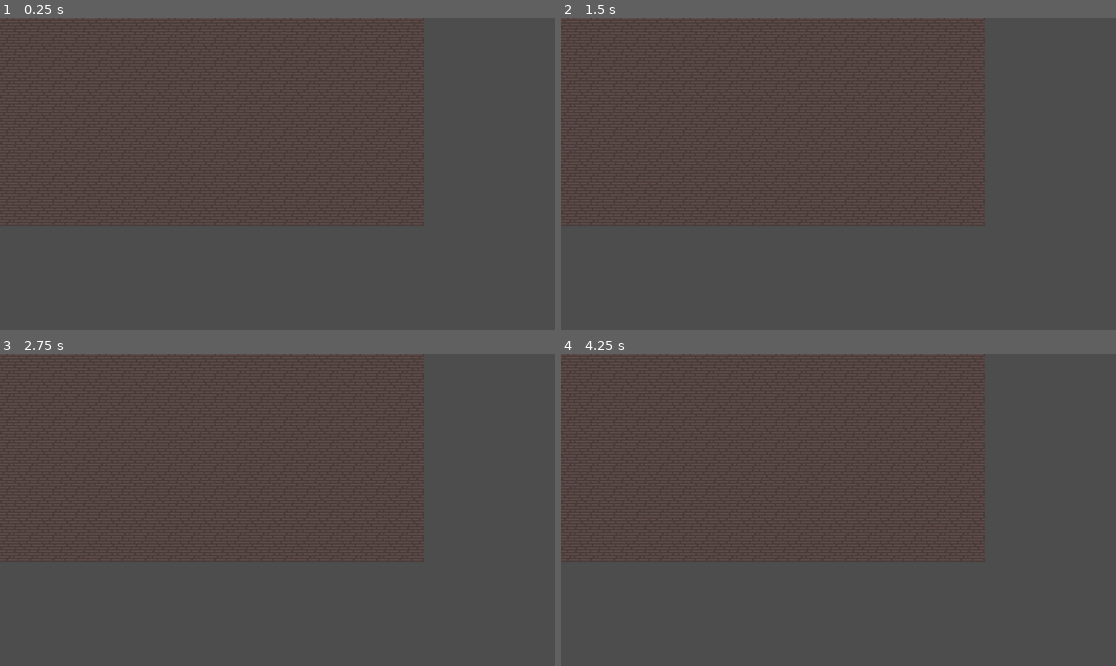
Above: before the commit, frames 1-4 (two rows, left to right).
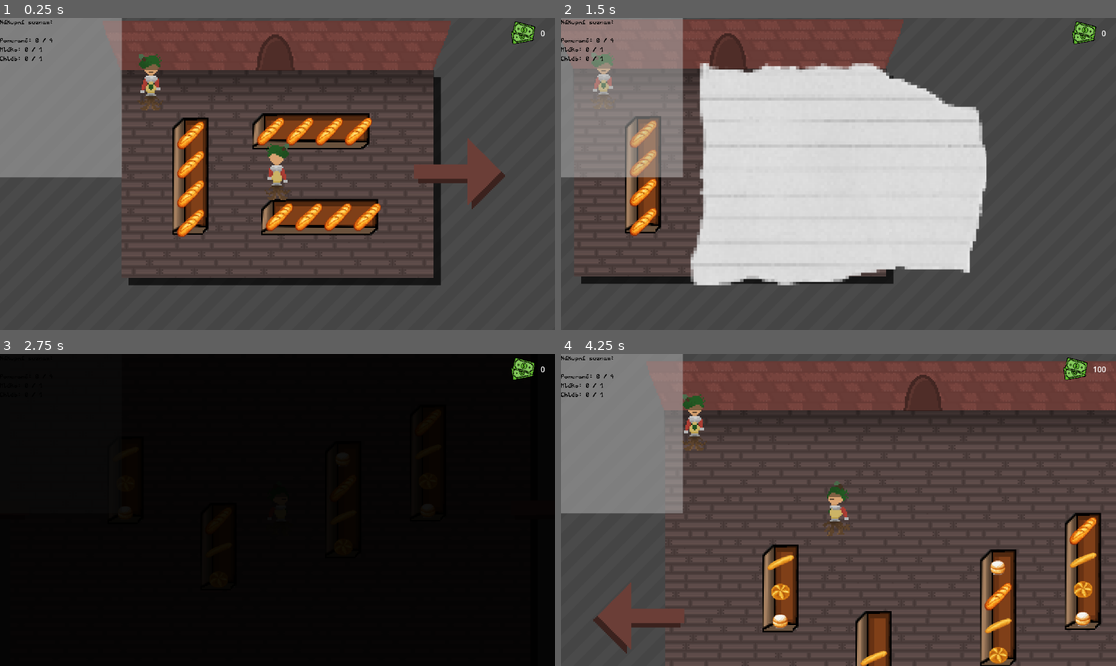
Above: after the commit, the same moments.

Repository: Trigware/Shopping-Madness
Game: Godot game, scene res://Scenes/MainScene.tscn
Two runs of this game, one before a commit and one after it. Both use one fixed random seed, a clock stepped at 60 frames per second and the inputs below. Before the commit the project starts from res://Scenes/TitleScreen.tscn.
Inputs:
- Up to frame 1 (0.25 s): no input
- Up to frame 2 (1.5 s): tap Enter (item_pickup) at 0.5, 0.6 s; hold Right (walk_right) 0.53-1.28 s; hold Down (walk_down) from 1.28 s (still down); tap I at 1.35 s
- Up to frame 3 (2.75 s): tap Space at 2 s; release Down (walk_down) at 2.03 s; hold Right (walk_right) from 2.03 s (still down); tap Tab at 2.1 s
- Up to frame 4 (4.25 s): tap Enter (item_pickup) at 2.75 s; release Right (walk_right) at 2.78 s; hold Up (walk_up) 2.78-3.53 s; tap K at 2.85 s; hold Left (walk_left) from 3.53 s (still down); tap P at 3.6 s

The runs differ from the first frame. In frame 1, 31% of the frame differs, in the area x 0-99%, y 0-86%; in frame 2, 50%; in frame 3, 100%, in the area x 0-100%, y 0-100%; in frame 4, 34%.

Commit message:
Resolved conflicts

Diff:
--- a/project.godot
+++ b/project.godot
@@ -11,8 +11,8 @@
 [application]
 
 config/name="Shopping Madness"
-run/main_scene="uid://ca7e8lufy7ljd"
-config/features=PackedStringArray("4.6", "Forward Plus")
+run/main_scene="uid://ddi6cw6wifooj"
+config/features=PackedStringArray("4.7", "Forward Plus")
 <<<<<<<HEADconfig/features=PackedStringArray("4.6", "Forward Plus")
 
 [autoload]
